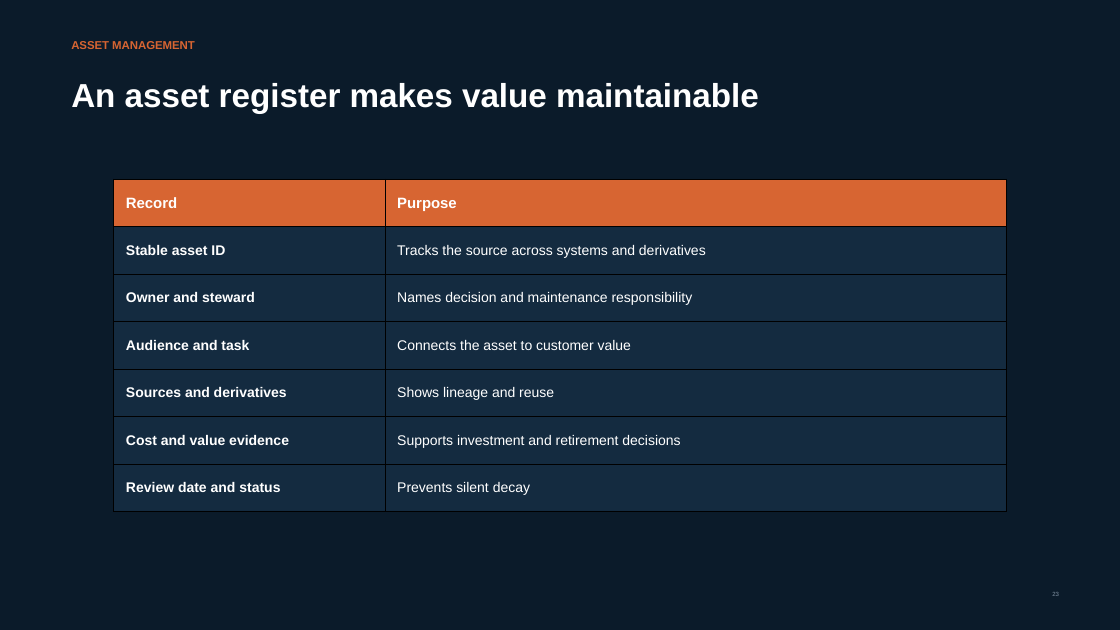
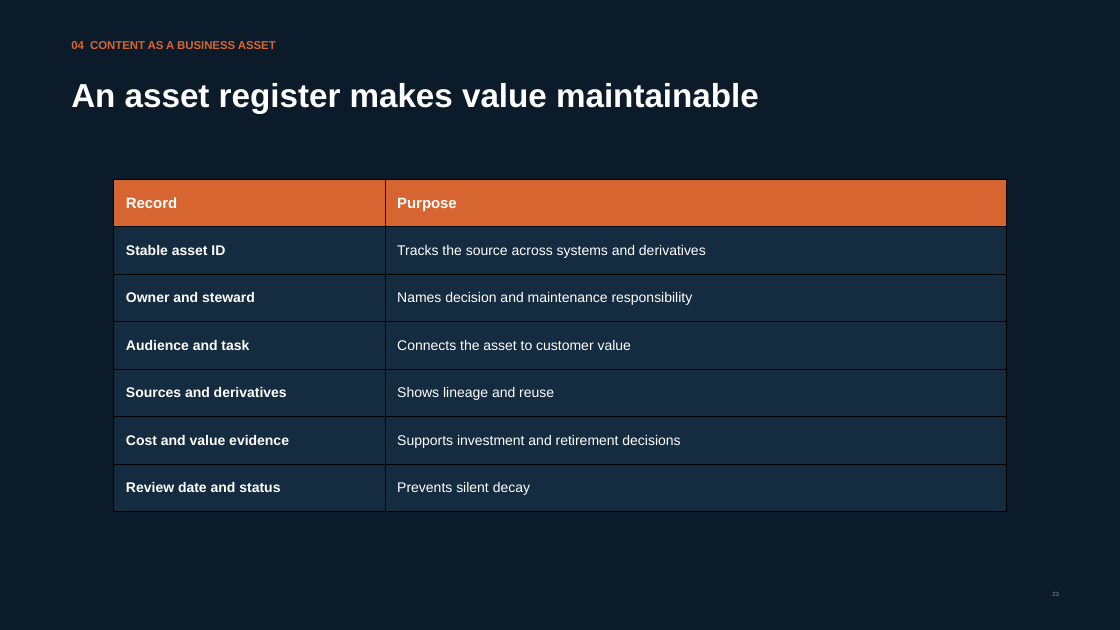
Before and after one commit to sharmiladas/sharmiladas.github.io, a slide deck: slide 23 of downloads/Unified_Content_Strategy_in_Practice.pptx. Drawn at 1120x630 pixels with LibreOffice and Linux fonts; fonts in the diff are those of the drawing. Boxes give left, top, right and bottom in pixels: in the first picture for what was removed or moved away, otherwise in the second. Text is boxed around its words. In the diff, an @@ line names an element or a change of style, - is before the commit and + after.

```diff
--- a/downloads/Unified_Content_Strategy_in_Practice.pptx
+++ b/downloads/Unified_Content_Strategy_in_Practice.pptx
@@ text at box(71, 41, 276, 49): text changed @@
-ASSET MANAGEMENT
+04 CONTENT AS A BUSINESS ASSET
```
Also in this commit, not shown: 25 other slides changed.
